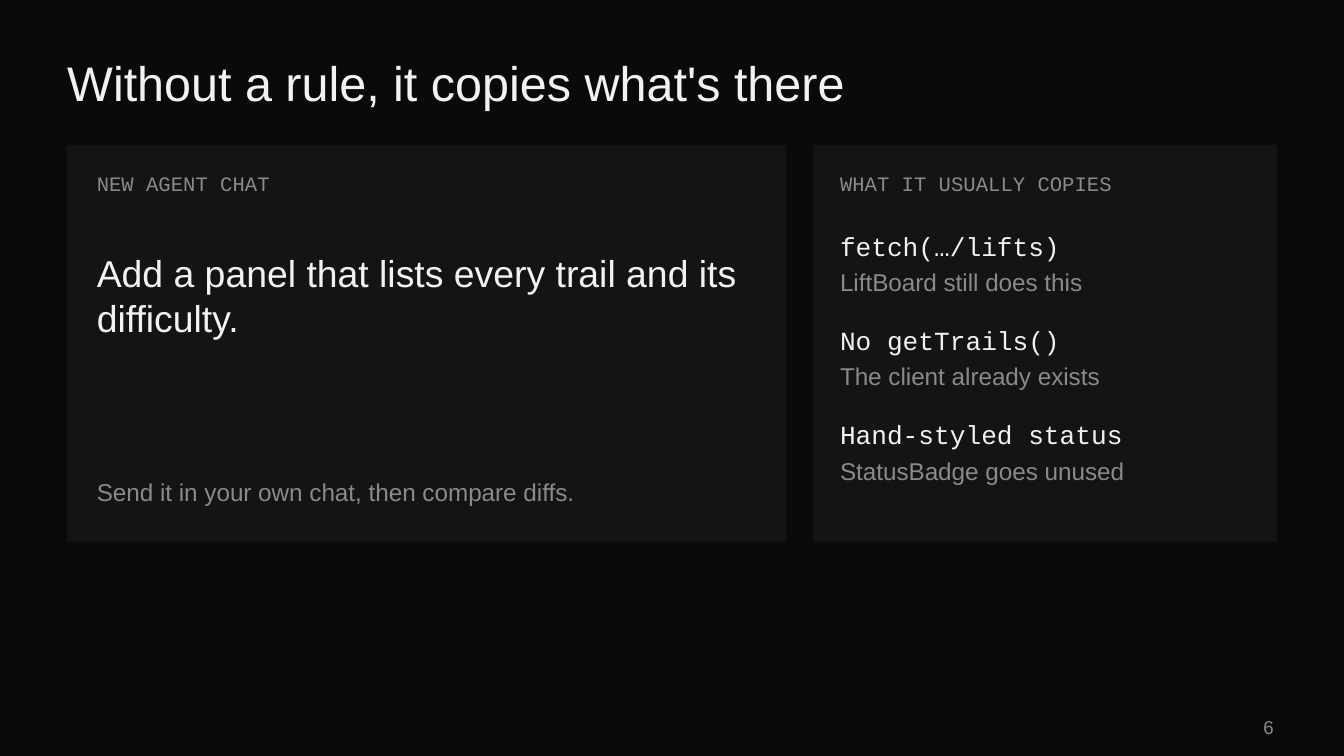
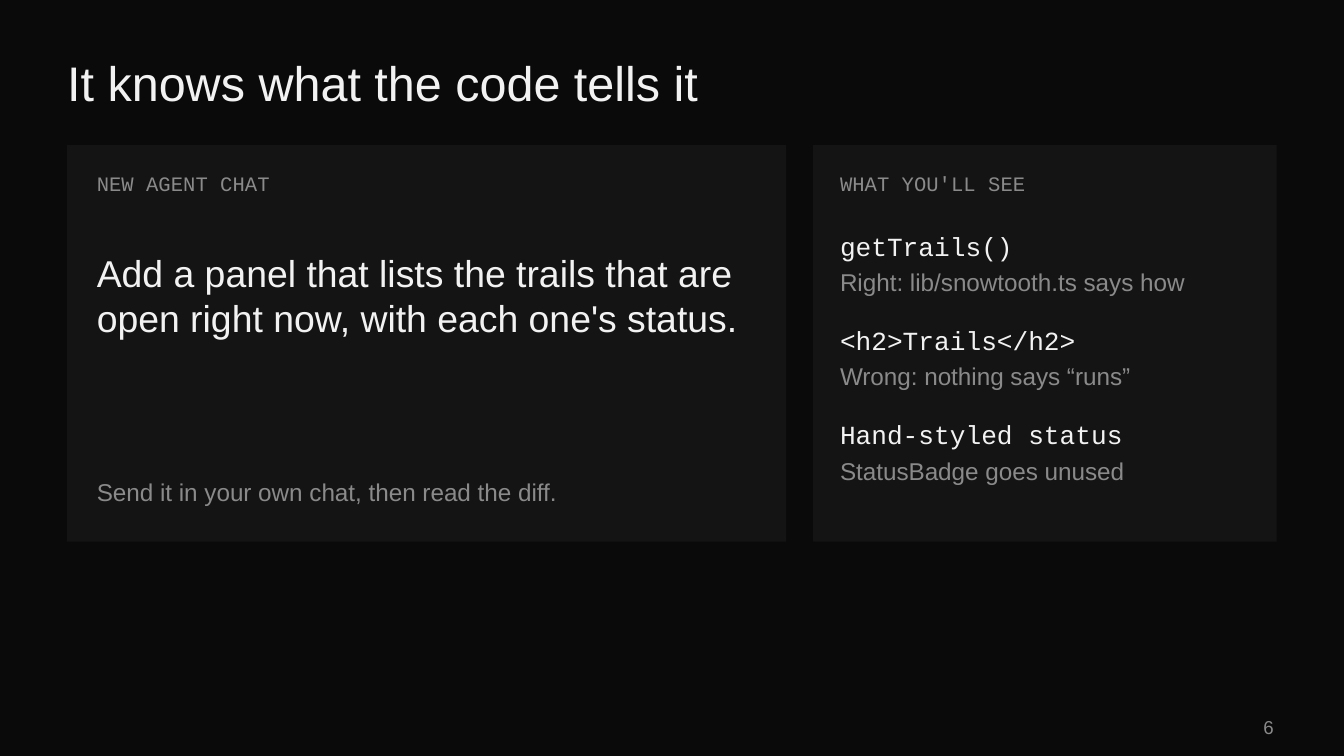
Before and after one commit to eveporcello/snowtooth-rules-teacher-guide, a slide deck: slide 6 of snowtooth-rules.pptx. Drawn at 1344x756 pixels with LibreOffice and Linux fonts; fonts in the diff are those of the drawing. Boxes give left, top, right and bottom in pixels: in the first picture for what was removed or moved away, otherwise in the second. Text is boxed around its words. In the diff, an @@ line names an element or a change of style, - is before the commit and + after.

```diff
--- a/snowtooth-rules.pptx
+++ b/snowtooth-rules.pptx
@@ title at bbox=[67, 66, 698, 102]: text changed @@
-Without a rule, it copies what's there
+It knows what the code tells it
@@ text at bbox=[840, 176, 1025, 191]: text changed @@
-WHAT IT USUALLY COPIES
+WHAT YOU'LL SEE
@@ text at bbox=[840, 238, 1013, 262]: text changed @@
-fetch(…/lifts)
+getTrails()
@@ text at bbox=[97, 260, 737, 339]: text changed @@
-Add a panel that lists every trail and its difficulty.
+Add a panel that lists the trails that are open right now, with each one's status.
@@ text at bbox=[840, 273, 1184, 296]: text changed @@
-LiftBoard still does this
+Right: lib/snowtooth.ts says how
@@ text at bbox=[840, 332, 1075, 351]: text changed @@
-No getTrails()
+<h2>Trails</h2>
@@ text at bbox=[840, 367, 1130, 390]: text changed @@
-The client already exists
+Wrong: nothing says “runs”
@@ text at bbox=[97, 483, 557, 506]: text changed @@
-Send it in your own chat, then compare diffs.
+Send it in your own chat, then read the diff.
```
Also in this commit, not shown: 8 other slides changed, 4 other files.
